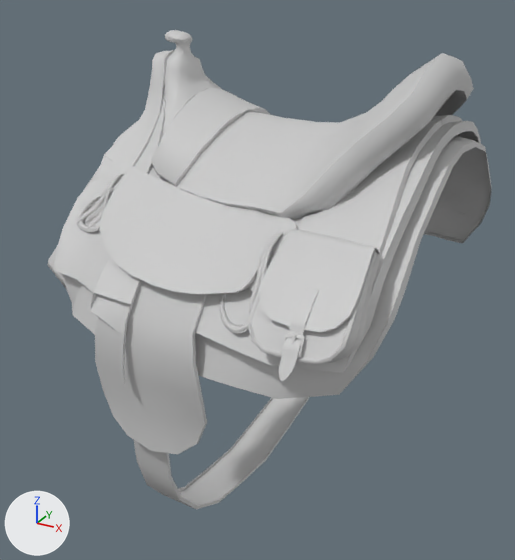
Renders of the FBX model Assets/Resources/FlyTack/Fly Saddle Edited.fbx from each side of a commit.
Rendered twice from a 50 mm camera at (0.503, -0.928, 0.447) aimed at (0.005, -0.024, -0.006). Arrows for +X, +Y and +Z are at lower left; the lights stay in place. The picture after the commit comes second.

Objects in the first picture: 'Fly Saddle'.
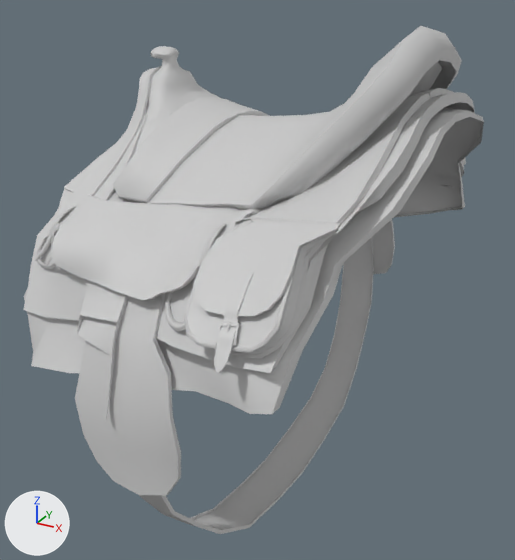
The edits, one by one:
me_fly_saddle_mesh is used by ob_fly_saddle; location (0.0, 0.0, 0.0).
me_fly_saddle_mesh had 4642 vertices, 8146 faces and spanned x -0.222..0.302, y -0.36..0.36, z -0.374..0.36.
me_fly_saddle_mesh now has 4642 vertices, 8146 faces and spans x -0.219..0.291, y -0.407..0.407, z -0.373..0.379.
me_fly_saddle_mesh part 1: the loose piece of 41 vertices spanning x 0.217..0.221, y -0.337..-0.33, z 0.086..0.095 is moved by (-0.053, -0.044, 0.02).
me_fly_saddle_mesh part 2: the loose piece of 165 vertices spanning x 0.208..0.23, y -0.344..-0.327, z 0.075..0.094 is multiplied about its middle by the matrix ((1.009, 0.024, -0.148), (-0.013, 1.017, 0.076), (0.15, -0.074, 1.006)), then moved by (-0.052, -0.044, 0.021).
me_fly_saddle_mesh part 3: the loose piece of 91 vertices spanning x 0.211..0.228, y -0.36..-0.285, z 0.054..0.134 is multiplied about its middle by the matrix ((1.05, 0.012, -0.148), (-0.002, 1.058, 0.066), (0.149, -0.065, 1.048)), then moved by (-0.053, -0.043, 0.02).
me_fly_saddle_mesh part 4: the loose piece of 192 vertices spanning x 0.095..0.158, y -0.315..-0.257, z 0.066..0.116 is multiplied about its middle by the matrix ((0.99, 0.0, -0.138), (0.0, 1.131, 0.0), (0.138, 0.0, 0.99)), then moved by (-0.052, -0.037, 0.008).
me_fly_saddle_mesh part 5: the loose piece of 48 vertices spanning x 0.108..0.147, y -0.282..-0.214, z 0.101..0.142 is multiplied about its middle by the matrix ((0.99, 0.0, -0.138), (0.0, 1.131, 0.0), (0.138, 0.0, 0.99)), then moved by (-0.056, -0.032, 0.008).
me_fly_saddle_mesh part 6: the loose piece of 48 vertices spanning x 0.133..0.148, y -0.3..-0.21, z 0.089..0.157 is multiplied about its middle by the matrix ((1.071, 0.011, -0.141), (-0.003, 1.078, 0.063), (0.142, -0.062, 1.069)), then moved by (-0.057, -0.034, 0.009).
me_fly_saddle_mesh part 7: the loose piece of 48 vertices spanning x 0.137..0.157, y -0.306..-0.212, z 0.089..0.157 is multiplied about its middle by the matrix ((1.071, 0.016, -0.14), (-0.008, 1.078, 0.062), (0.141, -0.061, 1.069)), then moved by (-0.057, -0.034, 0.01).
me_fly_saddle_mesh part 8: 3376 of 4642 vertices moved; they spanned x -0.222..0.302, y -0.347..0.347, z -0.374..0.36 and now span x -0.219..0.291, y -0.395..0.395, z -0.373..0.379; mean shift (-0.015, 0.0, -0.005); largest move (0.253, 0.283, 0.005) -> (0.224, 0.39, 0.033).
me_fly_saddle_mesh part 9: its shading normals changed.
Other edits to the shape of me_fly_saddle_mesh do not show in these pictures.

Boxes [x1, y1, x2, y2] around the edits, measured in the pictures (515 x 560 px; the box of a moved part takes in the faces that stretch with it):
'Fly Saddle', reshaped, shading changed (6% taller): before [47, 30, 492, 509]; after [23, 26, 484, 534]
part 1 of me_fly_saddle_mesh, moved or reshaped: before [292, 335, 296, 345]; after [226, 323, 231, 333]
part 2 of me_fly_saddle_mesh, moved or reshaped: before [281, 333, 305, 357]; after [216, 322, 240, 346]
part 3 of me_fly_saddle_mesh, moved or reshaped: before [279, 285, 320, 381]; after [214, 270, 254, 373]
part 4 of me_fly_saddle_mesh, moved or reshaped: before [219, 294, 249, 334]; after [165, 291, 185, 331]
part 5 of me_fly_saddle_mesh, moved or reshaped (mostly hidden): before [248, 251, 277, 292]; after [190, 243, 214, 285]
part 6 of me_fly_saddle_mesh, moved or reshaped: before [248, 232, 280, 313]; after [199, 224, 224, 269]
part 7 of me_fly_saddle_mesh, moved or reshaped: before [257, 233, 283, 293]; after [204, 224, 226, 258]
part 8 of me_fly_saddle_mesh, moved or reshaped: before [47, 30, 492, 509]; after [23, 26, 484, 534]
